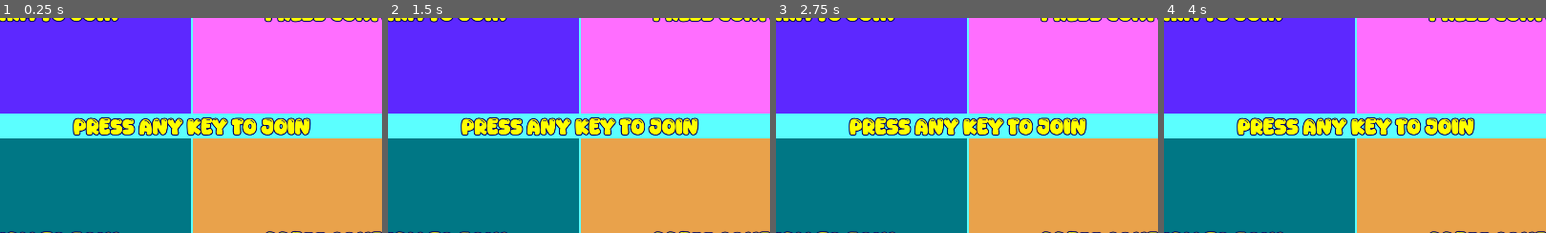
Above: before the commit, frames 1-4 (left to right).
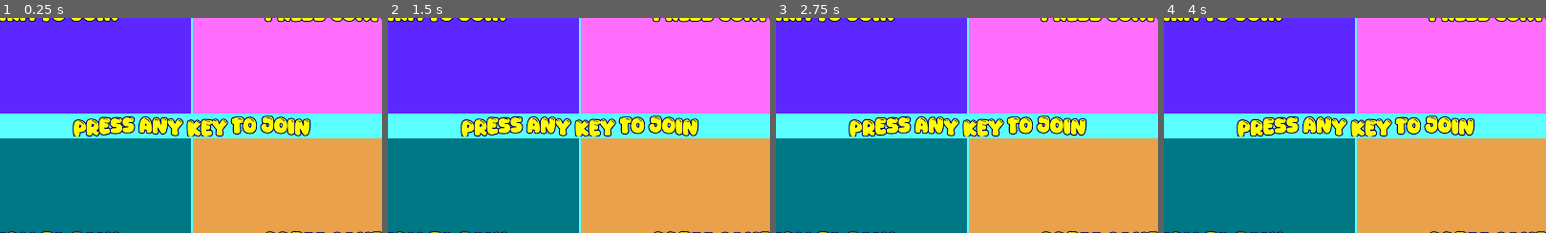
Above: after the commit, the same moments.

Repository: cpoll/godot-template-2d
Game: Godot game, scene res://src/scenes/main_menu/join_game_menu.tscn
Two runs of this game, one before a commit and one after it. Both use one fixed random seed, a clock stepped at 60 frames per second and the inputs below. Before the commit the project starts from res://src/main_menu/join_game_menu.tscn.
Inputs:
- Up to frame 1 (0.25 s): no input
- Up to frame 2 (1.5 s): tap Enter at 0.5, 1.25 s; hold D (move_right) 0.53-1.28 s; hold S (move_down) from 1.28 s (still down)
- Up to frame 3 (2.75 s): tap Enter at 2 s; release S (move_down) at 2.03 s; hold D (move_right) from 2.03 s (still down)
- Up to frame 4 (4 s): tap Enter at 2.75, 3.5 s; release D (move_right) at 2.78 s; hold W (move_up) 2.78-3.53 s; hold A (move_left) from 3.53 s (still down)
The pictures show only the part of the screen within x 25-75%, y 25-75%; the shares and areas given below are measured in that part.

The runs differ from the first frame. In frame 1, 2.3% of the frame differs, in the area x 19-82%, y 45-56%; in frame 2, 2.3%; in frame 3, 2.2%; in frame 4, 2.1%.

Commit message:
add text effect; refactor folders

Diff:
--- a/src/game/character.tscn
+++ b/src/scenes/game/character.tscn
@@ -1,6 +1,6 @@
 [gd_scene load_steps=4 format=3 uid="uid://ddrwh6c6knmgh"]
 
-[ext_resource type="Script" uid="uid://xwwhk0di42gk" path="res://src/game/character.gd" id="1_25u7p"]
+[ext_resource type="Script" uid="uid://xwwhk0di42gk" path="res://src/scenes/game/character.gd" id="1_25u7p"]
 [ext_resource type="Texture2D" uid="uid://4o5auyngcvd" path="res://icon.svg" id="2_4j3f4"]
 
 [sub_resource type="CircleShape2D" id="CircleShape2D_7dijx"]
--- a/src/game/game.gd
+++ b/src/scenes/game/game.gd
@@ -1,6 +1,6 @@
 extends Node2D
 
-var character_scene = preload("res://src/game/character.tscn")
+var character_scene = preload("res://src/scenes/game/character.tscn")
 @onready var players_container = $PlayersContainer
 
 # Called when the node enters the scene tree for the first time.
--- a/src/game/game.tscn
+++ b/src/scenes/game/game.tscn
@@ -1,8 +1,8 @@
 [gd_scene load_steps=6 format=3 uid="uid://c33c8lx7my6u4"]
 
-[ext_resource type="Script" uid="uid://cqjeewpm2d4p5" path="res://src/game/game.gd" id="1_qnjlk"]
-[ext_resource type="Shader" uid="uid://c8lbagi3bjbpl" path="res://src/game/background.gdshader" id="2_s6lek"]
-[ext_resource type="Shader" uid="uid://cghw64hvwxxn6" path="res://src/game/ripple.gdshader" id="4_l80un"]
+[ext_resource type="Script" uid="uid://cqjeewpm2d4p5" path="res://src/scenes/game/game.gd" id="1_qnjlk"]
+[ext_resource type="Shader" uid="uid://c8lbagi3bjbpl" path="res://src/scenes/game/background.gdshader" id="2_s6lek"]
+[ext_resource type="Shader" uid="uid://cghw64hvwxxn6" path="res://src/scenes/game/ripple.gdshader" id="4_l80un"]
 
 [sub_resource type="ShaderMaterial" id="ShaderMaterial_l80un"]
 shader = ExtResource("2_s6lek")
--- a/src/main_menu/join_game_menu.gd
+++ b/src/scenes/main_menu/join_game_menu.gd
@@ -89,4 +89,6 @@
         center_label.text = str(int(ceil(countdown)))
     else:
         # TODO: Change the label depending on whether 2+ players have joined
-        center_label.text = "Press any key to join"
+        # Changing the label resets the text effect, so only do it if the text changes
+        var new_text = "[wave amp=50.0 freq=5.0]Press any key to join[/wave]"
+        if new_text != center_label.text: center_label.text = new_text
--- a/src/main_menu/join_game_menu.tscn
+++ b/src/scenes/main_menu/join_game_menu.tscn
@@ -1,8 +1,7 @@
-[gd_scene load_steps=4 format=3 uid="uid://cr06pyddi7135"]
+[gd_scene load_steps=3 format=3 uid="uid://cr06pyddi7135"]
 
 [ext_resource type="Theme" uid="uid://ba3bt54qojkmk" path="res://themes/main_menu.tres" id="1_4v1mi"]
-[ext_resource type="Script" uid="uid://cq6ldx71h1sj0" path="res://src/main_menu/join_game_menu.gd" id="1_rdba0"]
-[ext_resource type="FontFile" uid="uid://cwwmku3ja5x5x" path="res://assets/fonts/Spicy Sale.ttf" id="2_rdba0"]
+[ext_resource type="Script" uid="uid://cq6ldx71h1sj0" path="res://src/scenes/main_menu/join_game_menu.gd" id="1_rdba0"]
 
 [node name="JoinGameMenu" type="Control"]
 layout_mode = 3
@@ -76,12 +75,17 @@
 theme = ExtResource("1_4v1mi")
 text = "P2 Data"
 
-[node name="CenterLabel" type="Label" parent="Layout"]
+[node name="MarginContainer" type="MarginContainer" parent="Layout"]
+layout_mode = 2
+
+[node name="CenterLabel" type="RichTextLabel" parent="Layout/MarginContainer"]
 unique_name_in_owner = true
 layout_mode = 2
 theme = ExtResource("1_4v1mi")
-theme_override_fonts/font = ExtResource("2_rdba0")
-text = "Press Any Key to Join"
+bbcode_enabled = true
+text = "[wave amp=50.0 freq=5.0]Press Any Key to Join[/wave]"
+fit_content = true
+autowrap_mode = 0
 horizontal_alignment = 1
 
 [node name="P3P4" type="HBoxContainer" parent="Layout"]
--- a/themes/main_menu.tres
+++ b/themes/main_menu.tres
@@ -1,6 +1,7 @@
-[gd_resource type="Theme" load_steps=3 format=3 uid="uid://ba3bt54qojkmk"]
+[gd_resource type="Theme" load_steps=4 format=3 uid="uid://ba3bt54qojkmk"]
 
 [ext_resource type="FontFile" uid="uid://cwj0wc2jashiy" path="res://assets/fonts/Spicy Sale.otf" id="1_djdlk"]
+[ext_resource type="FontFile" uid="uid://cwwmku3ja5x5x" path="res://assets/fonts/Spicy Sale.ttf" id="1_va2tg"]
 
 [sub_resource type="FontVariation" id="FontVariation_djdlk"]
 base_font = ExtResource("1_djdlk")
@@ -11,3 +12,10 @@
 Label/colors/font_color = Color(1, 1, 0, 1)
 Label/colors/font_outline_color = Color(0, 0, 0.403922, 1)
 Label/constants/outline_size = 10
+Label/font_sizes/font_size = 50
+RichTextLabel/colors/default_color = Color(1, 1, 0, 1)
+RichTextLabel/colors/font_color = Color(1, 1, 0, 1)
+RichTextLabel/colors/font_outline_color = Color(0, 0, 0.403922, 1)
+RichTextLabel/constants/outline_size = 10
+RichTextLabel/font_sizes/normal_font_size = 50
+RichTextLabel/fonts/normal_font = ExtResource("1_va2tg")
Renamed: src/game/background.gdshader -> src/scenes/game/background.gdshader
Renamed: src/game/background.gdshader.uid -> src/scenes/game/background.gdshader.uid
Renamed: src/game/character.gd -> src/scenes/game/character.gd
Renamed: src/game/character.gd.uid -> src/scenes/game/character.gd.uid
Renamed: src/game/game.gd.uid -> src/scenes/game/game.gd.uid
Renamed: src/game/ripple.gdshader -> src/scenes/game/ripple.gdshader
Renamed: src/game/ripple.gdshader.uid -> src/scenes/game/ripple.gdshader.uid
Renamed: src/main_menu/join_game_menu.gd.uid -> src/scenes/main_menu/join_game_menu.gd.uid
